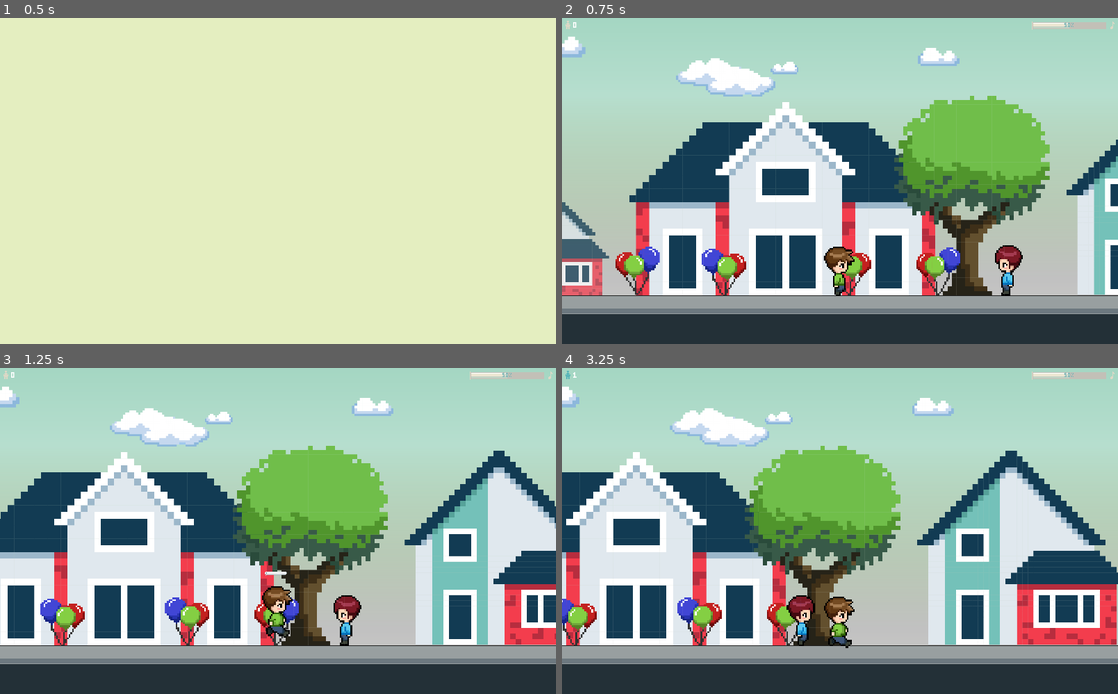
Above: before the commit, frames 1-4 (two rows, left to right).
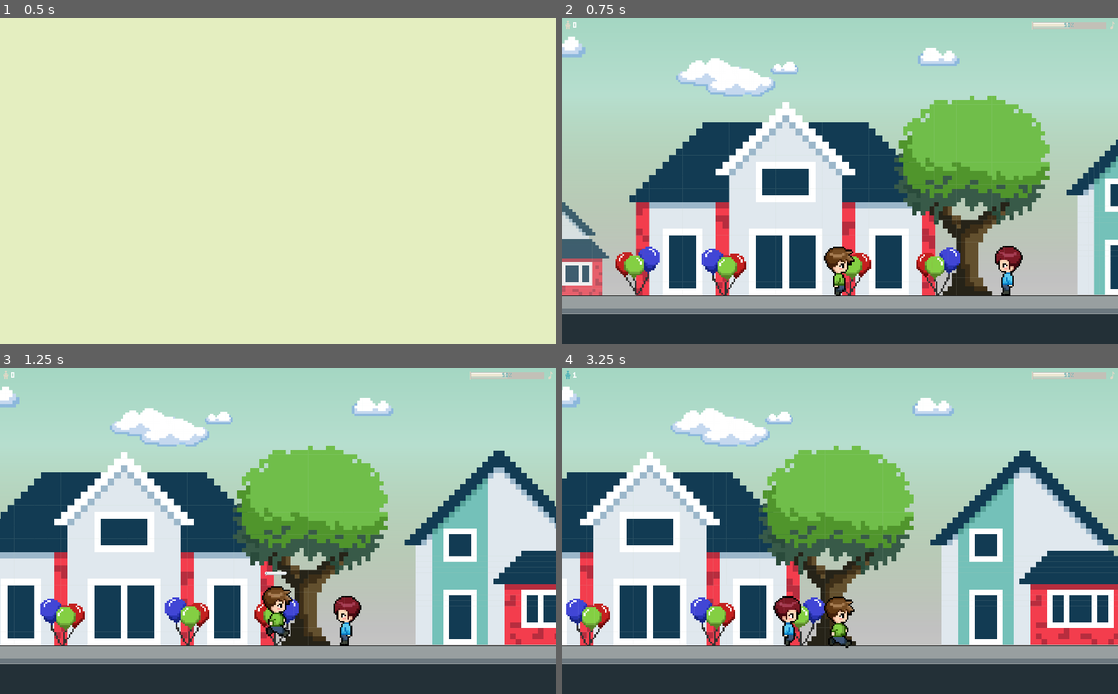
Above: after the commit, the same moments.

Repository: zeskysee/we-missed-party
Game: Godot game, scene res://neighborhood.tscn
Same seed, same stepped clock (60 frames per second), same inputs: the game is played once before the commit and once after it. This scene is started directly instead of the project's main scene.
Inputs:
- Up to frame 1 (0.5 s): no input
- Up to frame 2 (0.75 s): hold D (move_right) from 0.53 s (still down); hold Space (interact) from 0.53 s (still down)
- Up to frame 3 (1.25 s): keep holding D (move_right); keep holding Space (interact); tap W (jump) at 0.77, 0.8, 1.07 s
- Up to frame 4 (3.25 s): release Space (interact) at 1.28 s; tap W (jump) at 1.35, 1.52, 1.82, 2.3, 3.02 s; tap Space (interact) at 1.55, 2.85 s; release D (move_right) at 2.03 s; hold A (move_left) 2.03-2.78 s; hold Space (interact) 2.03-2.78 s; hold D (move_right) from 2.78 s (still down)

Frame 1 is identical in both runs. In frame 2, less than 0.1% of the frame differs, in the area x 77-83%, y 69-82%; in frame 3, less than 0.1%; in frame 4, 25%, in the area x 0-100%, y 5-86%.

Commit message:
Change NPC root node, fix npc position & connect to tree_exited instead of speech callback

Diff:
--- /dev/null
+++ b/actors/npc-area.gd
@@ -0,0 +1,12 @@
+extends Area2D
+
+signal contact
+signal contact_loss
+
+onready var area_collision: = $AreaCollision
+
+func _on_NPC_body_entered(body):
+	emit_signal("contact", get_parent().name)
+
+func _on_NPC_body_exited(body):
+	emit_signal("contact_loss")
--- a/actors/npc.gd
+++ b/actors/npc.gd
@@ -1,39 +1,54 @@
-extends Area2D
+extends Actor
 
-signal contact
-signal contact_loss
 signal reply
 signal moved_back
 
-export var is_moving_to_player_back: = false
-export var target_position: = Vector2.ZERO
+var target_position: = Vector2.ZERO
+var is_move_to_player_back: = false
+var is_follow_player = false
+# Reference to the player this npc body is following.
+var player
 
-onready var npc_body: = $KinematicBody2D
-onready var area_collision: = $AreaCollision
+
+onready var area: = $Area2D
 
 func _physics_process(delta):
-	if is_moving_to_player_back:
-		var current_body_position_x = position.x + npc_body.position.x
 
-		if current_body_position_x <= target_position.x:
-			npc_body.swap_direction()
-			is_moving_to_player_back = false
+	if is_move_to_player_back:
+		if position.x <= target_position.x:
+			swap_direction()
 			call_deferred("emit_signal", "moved_back")
+		else	:
+			var direction = Vector2.LEFT
+			_velocity.x = speed.x * direction.x
+			_velocity = move_and_slide(_velocity)
+			.walk(direction)
 
-func _on_NPC_body_entered(body):
-	emit_signal("contact", name)
+	if is_follow_player and player != null and not player.in_conversation:
+		var is_jump_interrupted: = Input.is_action_just_released("jump") and _velocity.y < 0.0
+		var direction: = .get_input_direction()
+		_velocity = .calculate_move_velocity(_velocity, direction, speed, is_jump_interrupted)
 
-func _on_NPC_body_exited(body):
-	emit_signal("contact_loss")
+		# engine automatically move character in move_and_slide function
+		_velocity = move_and_slide(_velocity, FLOOR_NORMAL)
+		.animate_character(direction)
 
-func _on_Player_interact(npc_id: String, player):
+
+func move_to_position():
+	is_move_to_player_back = true
+
+func swap_direction():
+	.stand()
+	is_move_to_player_back = false
+	is_follow_player = true
+
+func _on_Player_interact(npc_id: String, target_player):
 	if npc_id == name:
-		npc_body.player = player
+		player = target_player
 		emit_signal("reply", name, position)
 
 func follow_player(player_position: Vector2):
-	is_moving_to_player_back = true
 	target_position = player_position
-	npc_body.move_to_position()
+	move_to_position()
 
-	area_collision.disabled = true
+	area.area_collision.disabled = true
--- a/actors/npc.tscn
+++ b/actors/npc.tscn
@@ -3,11 +3,8 @@
 [ext_resource path="res://sprites/npc_stand.png" type="Texture" id=1]
 [ext_resource path="res://sprites/npc_walk 1.png" type="Texture" id=2]
 [ext_resource path="res://sprites/npc walk 2.png" type="Texture" id=3]
-[ext_resource path="res://actors/npc_body.gd" type="Script" id=4]
-[ext_resource path="res://actors/npc.gd" type="Script" id=5]
-
-[sub_resource type="RectangleShape2D" id=1]
-extents = Vector2( 47, 65.5 )
+[ext_resource path="res://actors/npc.gd" type="Script" id=4]
+[ext_resource path="res://actors/npc-area.gd" type="Script" id=5]
 
 [sub_resource type="SpriteFrames" id=2]
 animations = [ {
@@ -26,32 +23,35 @@
 radius = 24.0
 height = 58.0
 
-[node name="NPC" type="Area2D"]
-collision_layer = 8
-collision_mask = 4
-script = ExtResource( 5 )
+[sub_resource type="RectangleShape2D" id=1]
+extents = Vector2( 47, 65.5 )
 
-[node name="AreaCollision" type="CollisionShape2D" parent="."]
-position = Vector2( -141, -65 )
-shape = SubResource( 1 )
-
-[node name="KinematicBody2D" type="KinematicBody2D" parent="."]
+[node name="NPC" type="KinematicBody2D"]
 scale = Vector2( 1, 1.01575 )
 collision_layer = 2
 collision_mask = 4
 script = ExtResource( 4 )
 speed = Vector2( 500, 600 )
 
-[node name="AnimatedSprite" type="AnimatedSprite" parent="KinematicBody2D"]
+[node name="AnimatedSprite" type="AnimatedSprite" parent="."]
 position = Vector2( 0, -73.8371 )
 scale = Vector2( 0.1, 0.1 )
 frames = SubResource( 2 )
 animation = "stand"
 flip_h = true
 
-[node name="CollisionShape2D" type="CollisionShape2D" parent="KinematicBody2D"]
+[node name="CollisionShape2D" type="CollisionShape2D" parent="."]
 position = Vector2( 0, -50 )
 shape = SubResource( 3 )
 
-[connection signal="body_entered" from="." to="." method="_on_NPC_body_entered"]
-[connection signal="body_exited" from="." to="." method="_on_NPC_body_exited"]
+[node name="Area2D" type="Area2D" parent="."]
+collision_layer = 8
+collision_mask = 4
+script = ExtResource( 5 )
+
+[node name="AreaCollision" type="CollisionShape2D" parent="Area2D"]
+position = Vector2( -141, -65 )
+shape = SubResource( 1 )
+
+[connection signal="body_entered" from="Area2D" to="Area2D" method="_on_NPC_body_entered"]
+[connection signal="body_exited" from="Area2D" to="Area2D" method="_on_NPC_body_exited"]
--- a/actors/npc_body.gd
+++ /dev/null
@@ -1,32 +0,0 @@
-extends Actor
-
-var is_move_to_player_back: = false
-var is_follow_player = false
-# Reference to the player this npc body is following.
-var player
-
-func _physics_process(delta):
-
-	if is_move_to_player_back:
-		var direction = Vector2.LEFT
-		_velocity.x = speed.x * direction.x
-		_velocity = move_and_slide(_velocity)
-		.walk(direction)
-
-	if is_follow_player and player != null and not player.in_conversation:
-		var is_jump_interrupted: = Input.is_action_just_released("jump") and _velocity.y < 0.0
-		var direction: = .get_input_direction()
-		_velocity = .calculate_move_velocity(_velocity, direction, speed, is_jump_interrupted)
-
-		# engine automatically move character in move_and_slide function
-		_velocity = move_and_slide(_velocity, FLOOR_NORMAL)
-		.animate_character(direction)
-
-
-func move_to_position():
-	is_move_to_player_back = true
-
-func swap_direction():
-	.stand()
-	is_move_to_player_back = false
-	is_follow_player = true
--- a/neighborhood.gd
+++ b/neighborhood.gd
@@ -49,7 +49,7 @@
 	# Remove all NPCs who were left behind.
 	for npc in npc_list.get_children():
 		if npc.name.begins_with("npc"):
-			if npc.npc_body.global_position.distance_to(player.global_position) > edge_x:
+			if npc.global_position.distance_to(player.global_position) > edge_x:
 				npc.queue_free()
 		else:
 			if npc.global_position.distance_to(player.global_position) > edge_x:
@@ -65,8 +65,10 @@
 		npc_list.add_child(npc)
 		npc.global_position = Vector2(start, 510) + data.parallax_offset
 		npc.scale = data.scale
-		npc.connect("contact", player, "_on_NPC_contact")
-		npc.connect("contact_loss", player, "_on_NPC_contact_loss")
+
+		var npc_area = npc.find_node('Area2D')
+		npc_area.connect("contact", player, "_on_NPC_contact")
+		npc_area.connect("contact_loss", player, "_on_NPC_contact_loss")
 		player.connect("interact", npc, "_on_Player_interact", [player])
 		npc.connect("reply", self, "_on_NPC_reply")
 		npc.connect("moved_back", self, "_on_NPC_moved_back")
@@ -102,7 +104,7 @@
 	npc_speech.is_skippable = true
 	npc_speech.position.x = npc_position.x
 	npc_speech.position.y = npc_position.y - 150
-	npc_speech.destroy_callback = funcref(self, "npc_follow_player")
+	npc_speech.connect("tree_exited", self, "npc_follow_player")
 	add_child(npc_speech)
 
 
@@ -117,8 +119,7 @@
 	var target_position = player.position
 
 	# move to next blank behind player
-	# to fix positioning issue
-	target_position.x -= (30) + follow_npc_counter * 120
+	target_position.x -= (follow_npc_counter * 90)
 	target_npc.follow_player(target_position)
 
 
--- a/neighborhood.tscn
+++ b/neighborhood.tscn
@@ -145,9 +145,6 @@
 theme = ExtResource( 16 )
 text = "0"
 valign = 1
-__meta__ = {
-"_edit_use_anchors_": false
-}
 
 [node name="UINPCPlayer" type="AnimationPlayer" parent="UINPCCount"]
 anims/RESET = SubResource( 7 )
--- a/speech.gd
+++ b/speech.gd
@@ -17,8 +17,6 @@
 var is_being_destroyed = false
 # Time elapsed since this speech node is playing.
 var time_elapsed: float = 0.0
-# Destroy callback function.
-var destroy_callback: FuncRef = null
 
 # The AnimationPlayer to control the showing of the speech bubble.
 onready var animation_player = $AnimationPlayer
@@ -59,9 +57,6 @@
 
 func _on_destroy(animation_name):
 	if animation_name == "show":
-		if destroy_callback != null:
-			destroy_callback.call_func()
-
 		queue_free()
 
 
